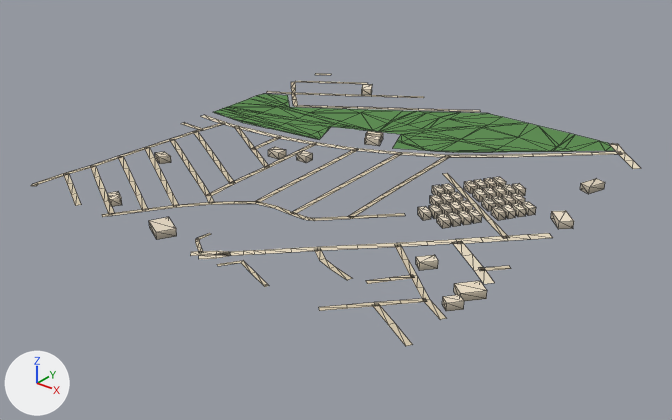
Renders of the glTF model public/assets/bengaluru-region-v1/tiles/t-8_-27-l0.glb from each side of a commit.
The view is the same before and after, from a 50 mm camera at (-3166.0, -14006.0, 411.0) aimed at (-3748.0, -13279.0, -40.0). Lighting does not change. The marker at lower left points along +X, +Y and +Z. The first picture is the older version. Mesh edges are drawn as thin lines.

Script lines for the objects in view, before the commit:
```python
me_building = bpy.data.meshes.new('building')
me_building.from_pydata(...)  # 360 vertices, 450 faces; spans x 60.0..510.0, y 0.0..484.0, z 0.0..8.0
me_building.materials.append(mat_building)
me_ground = bpy.data.meshes.new('ground')
me_ground.from_pydata(...)  # 577 vertices, 573 faces; spans x -2.0..504.0, y -3.0..503.0, z 1.0
me_ground.materials.append(mat_ground)
ob_building = bpy.data.objects.new('building', me_building)
ob_building.location = (-4000.0, -13500.0, 0.0)
ob_ground = bpy.data.objects.new('ground', me_ground)
ob_ground.location = (-4000.0, -13500.0, 0.0)
```
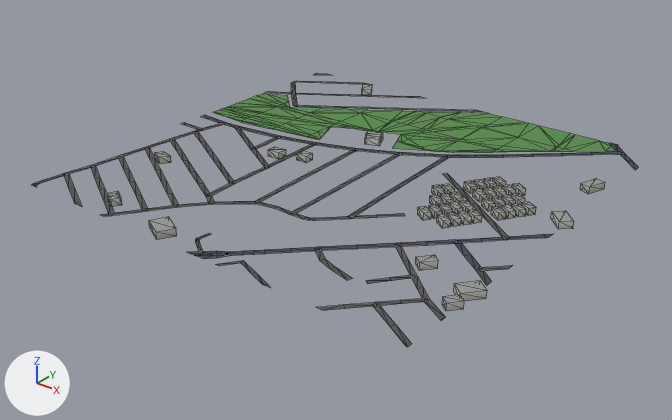
Scene script edits in JSON lines:
```json
{"block": "me_building", "where": "# used by ob_building; location = (-4000.0, -13500.0, 0.0)"}
{"op": "remove", "block": "me_building", "code": "me_building.from_pydata(...)  # 360 vertices, 450 faces; spans x 60.0..510.0, y 0.0..484.0, z 0.0..8.0"}
{"op": "add", "block": "me_building", "code": "me_building.from_pydata(...)  # 360 vertices, 540 faces; spans x 60.0..510.0, y 0.0..484.0, z 0.0..8.0"}
{"block": "me_building", "change": "me_building part 1: 450 kept faces spanning x 60.0..510.0, y 0.0..484.0, z 0.0..8.0 get new vertex colours"}
{"block": "me_building", "change": "edits to the shape of me_building do not show in these pictures"}
{"block": "me_ground", "where": "# used by ob_ground; location = (-4000.0, -13500.0, 0.0)"}
{"op": "remove", "block": "me_ground", "code": "me_ground.from_pydata(...)  # 577 vertices, 573 faces; spans x -2.0..504.0, y -3.0..503.0, z 1.0"}
{"op": "add", "block": "me_ground", "code": "me_ground.from_pydata(...)  # 594 vertices, 588 faces; spans x 0.0..500.0, y 0.0..500.0, z 1.0"}
{"block": "me_ground", "change": "me_ground part 2: the loose piece of 10 vertices spanning x 445.0..504.0, y 442.0..503.0, z 1.0 is rebuilt with 10 vertices and now spans x 444.0..500.0, y 441.0..500.0, z 1.0"}
{"block": "me_ground", "change": "me_ground part 3: the loose piece of 8 vertices spanning x -2.0..87.0, y 441.0..503.0, z 1.0 is rebuilt with 8 vertices and now spans x 0.0..91.0, y 440.0..500.0, z 1.0"}
{"block": "me_ground", "change": "me_ground part 4: the loose piece of 8 vertices spanning x 433.0..503.0, y 120.0..177.0, z 1.0 is rebuilt with 8 vertices and now spans x 434.0..500.0, y 120.0..176.0, z 1.0"}
{"block": "me_ground", "change": "me_ground part 5: 9 vertices moved from x 18.0..266.0, y -3.0..30.0, z 1.0 to x 19.0..275.0, y 0.0..25.0, z 1.0; 33 vertices removed from x 14.0..504.0, y -3.0..243.0, z 1.0; 40 vertices added at x 13.0..500.0, y 0.0..245.0, z 1.0"}
{"block": "me_ground", "change": "me_ground part 6: 11 vertices moved from x 38.0..236.0, y 387.0..480.0, z 1.0 to x 38.0..230.0, y 386.0..476.0, z 1.0; 21 vertices removed from x -2.0..269.0, y 382.0..503.0, z 1.0; 27 vertices added at x 0.0..273.0, y 382.0..500.0, z 1.0"}
{"block": "me_ground", "change": "me_ground part 7: 2 vertices moved from x 20.0..21.0, y 259.0..267.0, z 1.0 to x 13.0, y 260.0..268.0, z 1.0"}
{"block": "me_ground", "change": "me_ground part 8: 284 kept faces spanning x 0.0..475.0, y 0.0..482.0, z 1.0 get new vertex colours; the middle colour goes from beige #d7c9ae to dark grey #535556"}
{"block": "me_ground", "change": "other edits to the shape of me_ground do not show in these pictures"}
```

Changed parts and their boxes (x1, y1, x2, y2) in the pictures (672 x 420 px; the box of a moved part takes in the faces that stretch with it):
```json
{"object": "ground", "change": "reshaped", "before": [31, 73, 641, 346], "after": [32, 73, 639, 347]}
{"part": 1, "of": "me_building", "change": "recoloured", "before": [108, 84, 605, 311], "after": [108, 84, 605, 311]}
{"part": 2, "of": "me_ground", "change": "rebuilt", "before": [610, 144, 641, 169], "after": [610, 143, 639, 170], "on screen": "6% narrower, 8% taller"}
{"part": 3, "of": "me_ground", "change": "rebuilt", "before": [295, 81, 367, 84], "after": [295, 81, 368, 84]}
{"part": 4, "of": "me_ground", "change": "rebuilt", "before": [452, 241, 495, 284], "after": [454, 241, 492, 285], "on screen": "11% narrower"}
{"part": 5, "of": "me_ground", "change": "moved or reshaped", "before": [31, 173, 553, 346], "after": [32, 173, 552, 347]}
{"part": 6, "of": "me_ground", "change": "moved or reshaped", "before": [266, 82, 480, 112], "after": [266, 82, 482, 112]}
{"part": 7, "of": "me_ground", "change": "moved or reshaped", "before": [200, 115, 226, 123], "after": [200, 115, 226, 124]}
{"part": 8, "of": "me_ground", "change": "recoloured", "before": [34, 99, 622, 306], "after": [34, 99, 622, 306]}
```
